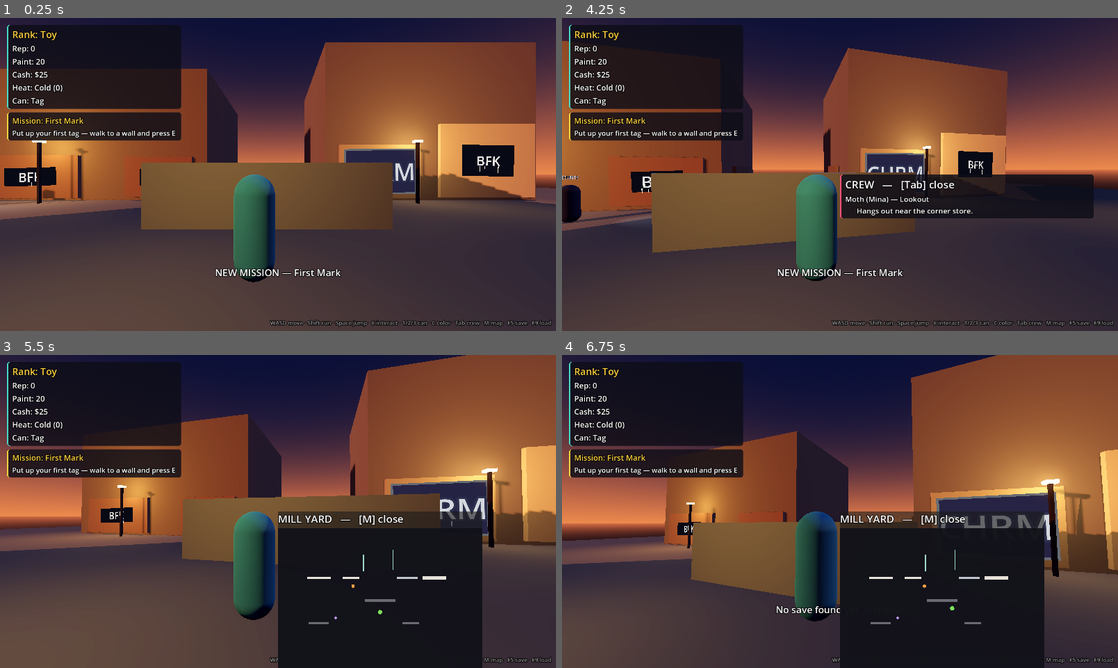
Above: before the commit, frames 1-4 (two rows, left to right).
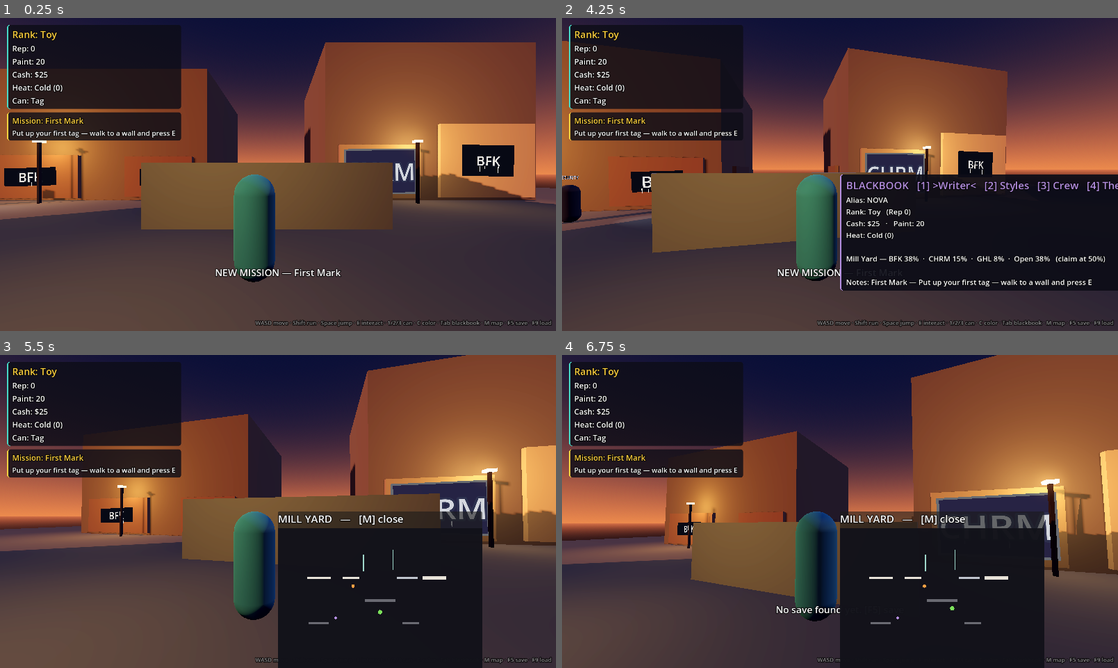
Above: after the commit, the same moments.

Repository: jakegibs617/game-toy-to-ledgend
Game: Godot game, scene res://Scenes/PrototypeDistrict.tscn
Same seed, same stepped clock (60 frames per second), same inputs: the game is played once before the commit and once after it.
Inputs (mouse positions are in pixels of both pictures, inside the frame that each line leads up to):
- Up to frame 1 (0.25 s): no input
- Up to frame 2 (4.25 s): tap E (interact) at 0.5, 2, 3.5 s; move the mouse to (867, 174) at 0.52 s; hold E (interact) 0.53-1.28 s; hold 2 (graffiti_throwup) from 0.53 s (still down); tap Space (jump) at 0.77, 1.07, 1.52, 1.55, 1.82, 2.1, 3.02, 3.32, 3.77, 3.8, 4.07 s; tap Shift (run) at 0.8, 1.35, 3.05 s; move the mouse to (812, 174) at 1.27 s; move the mouse to (851, 168) at 2.02 s; hold E (interact) 2.03-2.78 s; move the mouse to (834, 180) at 2.77 s; tap C (cycle_color) at 2.85 s; move the mouse to (878, 177) at 3.52 s; hold 3 (graffiti_piece) from 3.53 s (still down); tap Tab (crew_menu) at 4.15 s
- Up to frame 3 (5.5 s): keep holding 2 (graffiti_throwup); tap E (interact) at 4.25, 4.55 s; move the mouse to (233, 508) at 4.27 s; release 3 (graffiti_piece) at 4.28 s; tap 1 (graffiti_tag) at 4.35 s; tap Space (jump) at 4.52, 4.82 s; tap M (map) at 4.9 s; move the mouse to (283, 511) at 5.02 s; hold E (interact) from 5.03 s (still down); tap Shift (run) at 5.3 s
- Up to frame 4 (6.75 s): tap F9 (quick_load) at 5.65 s; move the mouse to (817, 505) at 5.77 s; release 2 (graffiti_throwup) at 5.78 s; release E (interact) at 5.78 s; hold D (move_right) 5.78-6.53 s; tap Shift (run) at 5.85 s; tap Space (jump) at 6.02, 6.05, 6.32 s; tap Escape (toggle_mouse) at 6.4 s; move the mouse to (962, 495) at 6.52 s; hold 2 (graffiti_throwup) from 6.53 s (still down); hold E (interact) from 6.53 s (still down)

The runs differ from the first frame. In frame 1, 0.4% of the frame differs, in the area x 45-100%, y 96-99%; in frame 2, 13%, in the area x 45-100%, y 50-99%; in frame 3, less than 0.1%; in frame 4, less than 0.1%.

Commit message:
Blackbook UI: the writer's journal on Tab
Fifth and final Should-Have system from Plan.md §36 (Plan.md §23).
Tab opens the blackbook; number keys flip four pages: Writer (alias,
rank, wallet, heat, district influence, mission notes), Styles
(unlocked types with live cap-discounted costs, fill palette), Crew
(the former crew menu), and The City (rival crews with attitude and
walls held, plus your wall presence). Page text builds purely from
the autoload managers so the headless smoke test reads every page.

Co-Authored-By: Claude Fable 5 <noreply@anthropic.com>

Diff:
--- /dev/null
+++ b/Scripts/UI/blackbook_panel.gd
@@ -0,0 +1,143 @@
+class_name BlackbookPanel
+extends PanelContainer
+## The blackbook (Plan.md section 23, Milestone 13): the writer's
+## journal on Tab. Four pages cycled with the number keys — Writer
+## (alias/rank/wallet/heat/territory/mission notes), Styles (unlocked
+## graffiti types and the fill palette), Crew (recruitment status —
+## previously the standalone crew menu), and The City (known rival
+## crews and your presence on the walls). Page text is built from the
+## autoload managers only, so the smoke test can read pages without a
+## scene.
+
+const PAGES := ["Writer", "Styles", "Crew", "The City"]
+
+var page := 0
+var _title_label: Label
+var _content_label: Label
+
+func _ready() -> void:
+	var style := StyleBoxFlat.new()
+	style.bg_color = Color(0.05, 0.05, 0.09, 0.92)
+	style.set_corner_radius_all(6)
+	style.border_color = Color("#b48ee0")
+	style.border_width_left = 3
+	style.content_margin_left = 14.0
+	style.content_margin_right = 14.0
+	style.content_margin_top = 8.0
+	style.content_margin_bottom = 8.0
+	add_theme_stylebox_override("panel", style)
+	mouse_filter = Control.MOUSE_FILTER_IGNORE
+
+	var box := VBoxContainer.new()
+	box.custom_minimum_size = Vector2(640, 0)
+	add_child(box)
+	_title_label = _make_label(box, 24, Color("#b48ee0"))
+	_content_label = _make_label(box, 17)
+	refresh()
+
+func set_page(index: int) -> void:
+	if index < 0 or index >= PAGES.size():
+		return
+	page = index
+	refresh()
+
+func refresh() -> void:
+	var tabs: PackedStringArray = []
+	for i in PAGES.size():
+		tabs.append("[%d] %s" % [i + 1, PAGES[i]] if i != page else "[%d] >%s<" % [i + 1, PAGES[i]])
+	_title_label.text = "BLACKBOOK   %s   —   [Tab] close" % "   ".join(tabs)
+	_content_label.text = page_text(page)
+
+## Pure text for a page — reads only the autoload managers.
+func page_text(index: int) -> String:
+	match index:
+		0: return _writer_text()
+		1: return _styles_text()
+		2: return _crew_text()
+		3: return _city_text()
+	return ""
+
+func _writer_text() -> String:
+	var lines: PackedStringArray = []
+	lines.append("Alias: %s" % GameState.alias)
+	lines.append("Rank: %s   (Rep %d)" % [GameState.rank, GameState.reputation])
+	lines.append("Cash: $%d   ·   Paint: %d" % [GameState.cash, GameState.paint])
+	lines.append("Heat: %s (%d)" % [HeatManager.level_name(), roundi(HeatManager.heat)])
+	lines.append("")
+	for district_id in TerritoryManager.districts:
+		var district: Dictionary = TerritoryManager.districts[district_id]
+		lines.append("%s — %s" % [String(district.get("name", district_id)),
+			TerritoryManager.summary_text(String(district_id))])
+	lines.append("")
+	if MissionManager.chain_done:
+		lines.append("Notes: the Mill Yard knows your name. Canal Side is next.")
+	else:
+		var mission := MissionManager.current_mission()
+		var objective := MissionManager.current_objective()
+		if mission.is_empty():
+			lines.append("Notes: find your first wall.")
+		else:
+			lines.append("Notes: %s — %s" % [String(mission.get("title", "")),
+				String(objective.get("text", "in progress"))])
+	return "\n".join(lines)
+
+func _styles_text() -> String:
+	var lines: PackedStringArray = []
+	for type in WallManager.styles:
+		var style: Dictionary = WallManager.styles[type]
+		if GameState.is_type_unlocked(String(type)):
+			lines.append("%s — %d paint · base %d rep" % [String(style.get("label", type)),
+				SupplyManager.paint_cost(style), int(style.get("baseValue", 0))])
+		else:
+			lines.append("%s — locked" % String(style.get("label", type)))
+	lines.append("")
+	if GameState.colors_unlocked:
+		var names: PackedStringArray = []
+		var palette := GameState.fill_palette()
+		for i in palette.size():
+			var color_name := String(palette[i]["name"])
+			names.append("> %s <" % color_name if i == GameState.fill_color_index else color_name)
+		lines.append("Fill colors [C]: %s" % ", ".join(names))
+	else:
+		lines.append("Fill colors: locked — see Lupe about real paint.")
+	return "\n".join(lines)
+
+func _crew_text() -> String:
+	var lines: PackedStringArray = []
+	for m in CrewManager.members.values():
+		lines.append("%s (%s) — %s\n      %s" % [
+			String(m["alias"]), String(m["name"]),
+			String(m.get("roleLabel", m["role"])),
+			CrewManager.status_text(m)])
+	return "\n".join(lines) if not lines.is_empty() else "No writers met yet."
+
+func _city_text() -> String:
+	var lines: PackedStringArray = []
+	for crew in RivalManager.crews.values():
+		lines.append("%s (%s) — led by %s" % [String(crew.get("name", "?")),
+			String(crew.get("tag", "?")), String(crew.get("leaderAlias", "?"))])
+		lines.append("      aggression %d · attitude %d · holds %d walls" % [
+			int(crew.get("aggression", 0)), int(crew.get("relationshipToPlayer", 0)),
+			_walls_owned_by(String(crew["crewId"]))])
+	lines.append("")
+	lines.append("Your name is on %d of %d walls; the city buffed %d." % [
+		_walls_owned_by("player"), WallManager.wall_defs.size(), _walls_owned_by("city")])
+	return "\n".join(lines)
+
+func _walls_owned_by(owner: String) -> int:
+	var count := 0
+	for wall_id in WallManager.wall_states:
+		if String(WallManager.wall_states[wall_id].get("ownerCrewId", "")) == owner:
+			count += 1
+	return count
+
+func _make_label(parent: Control, font_size: int, color := Color.WHITE) -> Label:
+	var label := Label.new()
+	var settings := LabelSettings.new()
+	settings.font_size = font_size
+	settings.font_color = color
+	settings.outline_size = 6
+	settings.outline_color = Color(0, 0, 0, 0.85)
+	label.label_settings = settings
+	parent.add_child(label)
+	return label
--- a/Scripts/UI/hud.gd
+++ b/Scripts/UI/hud.gd
@@ -7,8 +7,12 @@
 const ACCENT := Color("#ffd23f")
 const LOW_PAINT := Color("#ff6b6b")
 ## Number-key actions reused by every modal (shop slots, dialogue
-## choices) in display order — one list so the modals can't drift.
+## choices, blackbook pages) in display order — one list so the modals
+## can't drift.
 const MODAL_SLOT_ACTIONS := ["graffiti_tag", "graffiti_throwup", "graffiti_piece", "shop_delivery"]
+## Preloaded like MissionManager's zone scripts: the global class cache
+## isn't rebuilt on fresh headless runs, so class_name lookups can fail.
+const BlackbookPanelScript := preload("res://Scripts/UI/blackbook_panel.gd")
 const HEAT_COLORS := {
 	"Cold": Color.WHITE,
 	"Low": Color("#ffd23f"),
@@ -35,8 +39,7 @@
 var _prompt_label: Label
 var _message_label: Label
 var _message_timer: Timer
-var _crew_panel: PanelContainer
-var _crew_label: Label
+var _blackbook  # BlackbookPanelScript instance (untyped: see preload note)
 var _map_panel: MapPanel
 var _focused: Node3D = null
 var _rank_index := 0
@@ -88,7 +91,7 @@
 	_prompt_label.horizontal_alignment = HORIZONTAL_ALIGNMENT_CENTER
 
 	var hint := _make_label(root, 13, Color(1, 1, 1, 0.55))
-	hint.text = "WASD move · Shift run · Space jump · E interact · 1/2/3 can · C color · Tab crew · M map · F5 save · F9 load"
+	hint.text = "WASD move · Shift run · Space jump · E interact · 1/2/3 can · C color · Tab blackbook · M map · F5 save · F9 load"
 	hint.set_anchors_and_offsets_preset(Control.PRESET_BOTTOM_RIGHT, Control.PRESET_MODE_MINSIZE, 10)
 	hint.grow_horizontal = Control.GROW_DIRECTION_BEGIN
 	hint.grow_vertical = Control.GROW_DIRECTION_BEGIN
@@ -99,16 +102,10 @@
 	_message_timer.timeout.connect(func() -> void: _message_label.text = "")
 	add_child(_message_timer)
 
-	_crew_panel = _make_panel(Color("#ff4f79"))
-	_crew_panel.set_anchors_preset(Control.PRESET_CENTER)
-	_crew_panel.visible = false
-	root.add_child(_crew_panel)
-	var crew_box := VBoxContainer.new()
-	crew_box.custom_minimum_size = Vector2(560, 0)
-	_crew_panel.add_child(crew_box)
-	var crew_title := _make_label(crew_box, 24)
-	crew_title.text = "CREW   —   [Tab] close"
-	_crew_label = _make_label(crew_box, 17)
+	_blackbook = BlackbookPanelScript.new()
+	_blackbook.set_anchors_preset(Control.PRESET_CENTER)
+	_blackbook.visible = false
+	root.add_child(_blackbook)
 
 	_shop_panel = _make_panel(Color("#e0a030"))
 	_shop_panel.set_anchors_preset(Control.PRESET_CENTER)
@@ -162,7 +159,9 @@
 	MissionManager.chain_completed.connect(_on_chain_completed)
 	MissionManager.mission_event.connect(_on_mission_event)
 	SaveManager.save_event.connect(_on_save_event)
-	CrewManager.crew_changed.connect(func() -> void: _refresh_crew_menu())
+	CrewManager.crew_changed.connect(func() -> void:
+		if _blackbook.visible:
+			_blackbook.refresh())
 	_rank_index = GameState.rank_index(GameState.rank)
 	_refresh_stats()
 	_refresh_mission()
@@ -182,19 +181,22 @@
 	if SupplyManager.is_shop_open() and _handle_shop_input(event):
 		get_viewport().set_input_as_handled()
 		return
+	if _blackbook.visible and _handle_blackbook_input(event):
+		get_viewport().set_input_as_handled()
+		return
 	if event.is_action_pressed("crew_menu"):
 		SupplyManager.close_shop()
 		DialogueManager.end_dialogue()
-		_crew_panel.visible = not _crew_panel.visible
-		if _crew_panel.visible:
+		_blackbook.visible = not _blackbook.visible
+		if _blackbook.visible:
 			_map_panel.visible = false
-			_refresh_crew_menu()
+			_blackbook.refresh()
 	elif event.is_action_pressed("map"):
 		SupplyManager.close_shop()
 		DialogueManager.end_dialogue()
 		_map_panel.visible = not _map_panel.visible
 		if _map_panel.visible:
-			_crew_panel.visible = false
+			_blackbook.visible = false
 	elif event.is_action_pressed("quick_save"):
 		SaveManager.quick_save()
 	elif event.is_action_pressed("quick_load"):
@@ -202,7 +204,8 @@
 			_refresh_stats()
 			_refresh_mission()
 			_refresh_prompt()
-			_refresh_crew_menu()
+			if _blackbook.visible:
+				_blackbook.refresh()
 			_map_panel.queue_redraw()
 
 func _refresh_stats() -> void:
@@ -231,7 +234,7 @@
 	if node.is_empty():
 		_dialogue_panel.visible = false
 		return
-	_crew_panel.visible = false
+	_blackbook.visible = false
 	_map_panel.visible = false
 	_dialogue_panel.visible = true
 	_dialogue_speaker_label.text = "%s   —   [E] walk away" % String(node.get("speaker", "?"))
@@ -295,7 +298,7 @@
 func _on_shop_toggled(open: bool) -> void:
 	_shop_panel.visible = open
 	if open:
-		_crew_panel.visible = false
+		_blackbook.visible = false
 		_map_panel.visible = false
 		_refresh_shop()
 
@@ -393,8 +396,8 @@
 
 func _on_crew_event(message: String) -> void:
 	_show_message(message, 4.0)
-	if _crew_panel.visible:
-		_refresh_crew_menu()
+	if _blackbook.visible:
+		_blackbook.refresh()
 
 func _on_mission_started(_mission: Dictionary) -> void:
 	_refresh_mission()
@@ -430,14 +433,17 @@
 		_mission_title_label.text = "Mission: %s" % String(mission.get("title", ""))
 		_mission_objective_label.text = String(objective.get("text", ""))
 
-func _refresh_crew_menu() -> void:
-	var lines: PackedStringArray = []
-	for m in CrewManager.members.values():
-		lines.append("%s (%s) — %s\n      %s" % [
-			String(m["alias"]), String(m["name"]),
-			String(m.get("roleLabel", m["role"])),
-			CrewManager.status_text(m)])
-	_crew_label.text = "\n".join(lines) if not lines.is_empty() else "No writers met yet."
+## Blackbook reading mode (Milestone 13): number keys flip pages,
+## Esc closes; Tab falls through to the toggle branch below.
+func _handle_blackbook_input(event: InputEvent) -> bool:
+	if event.is_action_pressed("toggle_mouse"):
+		_blackbook.visible = false
+		return true
+	for i in MODAL_SLOT_ACTIONS.size():
+		if event.is_action_pressed(MODAL_SLOT_ACTIONS[i]):
+			_blackbook.set_page(i)
+			return true
+	return false
 
 func _show_message(text: String, duration := 2.5) -> void:
 	_message_label.text = text
--- a/Scripts/district.gd
+++ b/Scripts/district.gd
@@ -482,5 +482,23 @@
 	assert(SaveManager.quick_load())
 	assert(DialogueManager.flags.get("prime_lesson", false))
 	print("SMOKE: dialogue flags survive save/load")
+
+	# Milestone 13: blackbook (Plan.md section 23). Page text builds
+	# purely from the managers, so read it without touching the HUD.
+	var blackbook = preload("res://Scripts/UI/blackbook_panel.gd").new()
+	var writer_page: String = blackbook.page_text(0)
+	assert(writer_page.contains(GameState.alias))
+	assert(writer_page.contains(GameState.rank))
+	assert(writer_page.contains("Mill Yard"))
+	var styles_page: String = blackbook.page_text(1)
+	assert(styles_page.contains("Tag") and styles_page.contains("Piece"))
+	assert(styles_page.contains("Burner Chrome"))  # bought rare color listed
+	var crew_page: String = blackbook.page_text(2)
+	assert(crew_page.contains("Moth") and crew_page.contains("Recruited"))
+	var city_page: String = blackbook.page_text(3)
+	assert(city_page.contains("The Buff Kings") and city_page.contains("VEK"))
+	assert(city_page.contains("Your name is on"))
+	blackbook.free()
+	print("SMOKE: blackbook pages — writer/styles/crew/city all read")
 	print("SMOKE: OK")
 	get_tree().quit()
Not shown, changed: CHANGELOG.md
Not shown, changed: README.md
